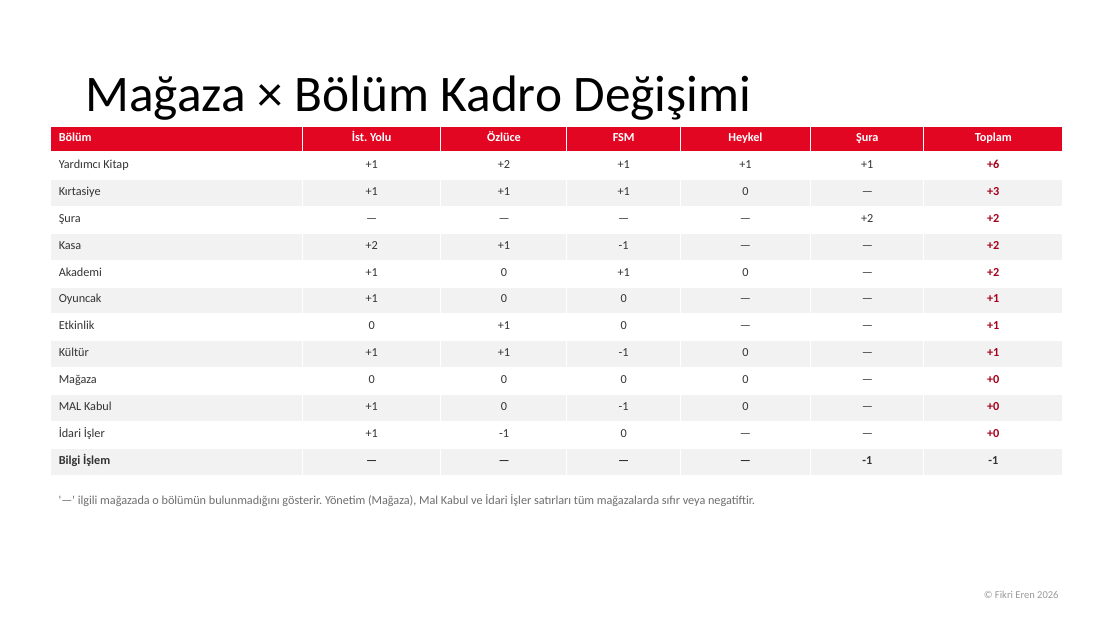
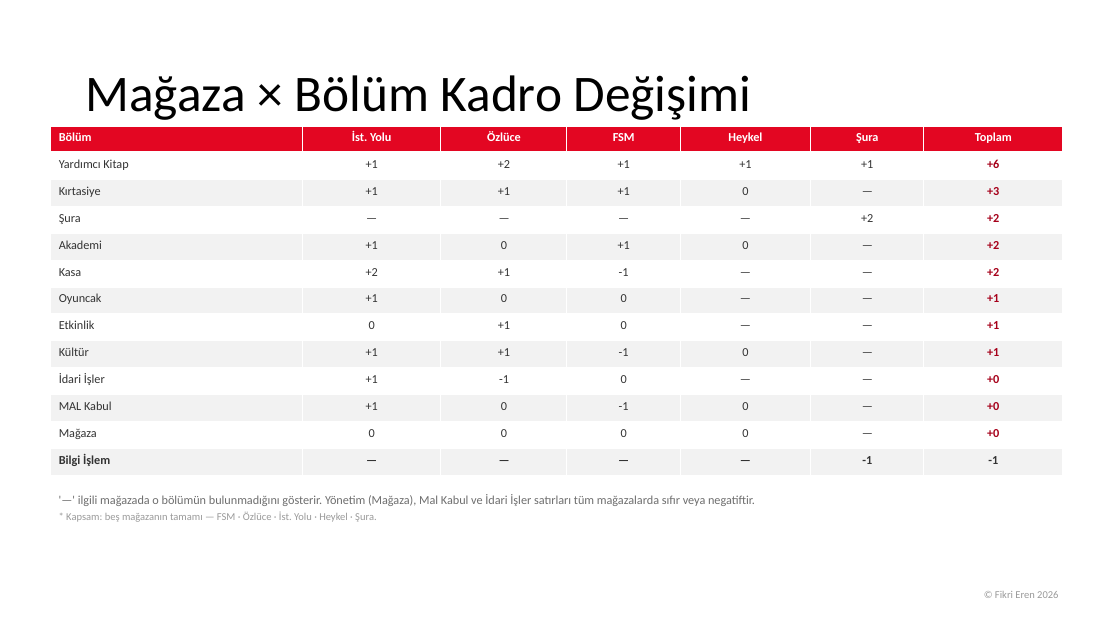
Before and after one commit to fikrierenn/pusula, a slide deck: slide 10 of briefings/sezon-kadro-20260902/sunum-kadro-sezon2026.pptx. Drawn at 1120x630 pixels with LibreOffice and Linux fonts; fonts in the diff are those of the drawing; background and template pictures are left out. Boxes give left, top, right and bottom in pixels: in the first picture for what was removed or moved away, otherwise in the second. Text is boxed around its words. In the diff, an @@ line names an element or a change of style, - is before the commit and + after.

```diff
--- a/briefings/sezon-kadro-20260902/sunum-kadro-sezon2026.pptx
+++ b/briefings/sezon-kadro-20260902/sunum-kadro-sezon2026.pptx
@@ table at (50, 126, 1063, 476) @@
+row 5: Akademi | +1 | 0 | +1 | 0 | — | +2
-row 6: Akademi | +1 | 0 | +1 | 0 | — | +2
+row 10: İdari İşler | +1 | -1 | 0 | — | — | +0
+row 11: MAL Kabul | +1 | 0 | -1 | 0 | — | +0
-row 11: MAL Kabul | +1 | 0 | -1 | 0 | — | +0
-row 12: İdari İşler | +1 | -1 | 0 | — | — | +0
@@ text added at (66, 512, 376, 522), 9 pt, text #9A9A9A @@
+* Kapsam: beş mağazanın tamamı — FSM · Özlüce · İst. Yolu · Heykel · Şura.
```
Also in this commit, not shown: 13 other slides changed, 1 other file.
